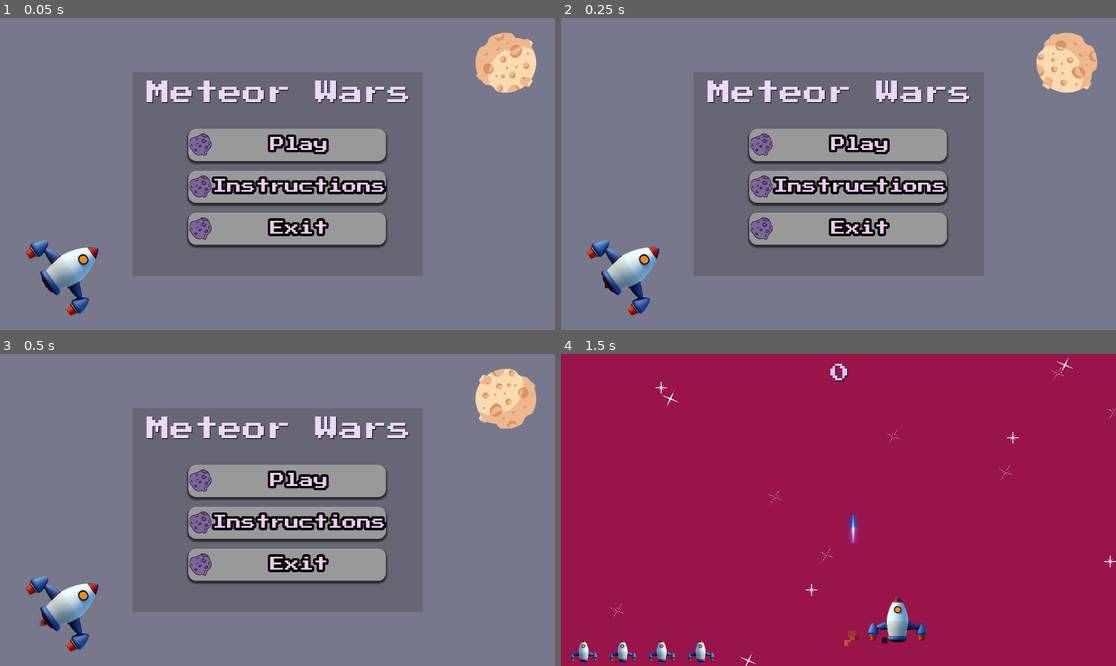
Above: before the commit, frames 1-4 (two rows, left to right).
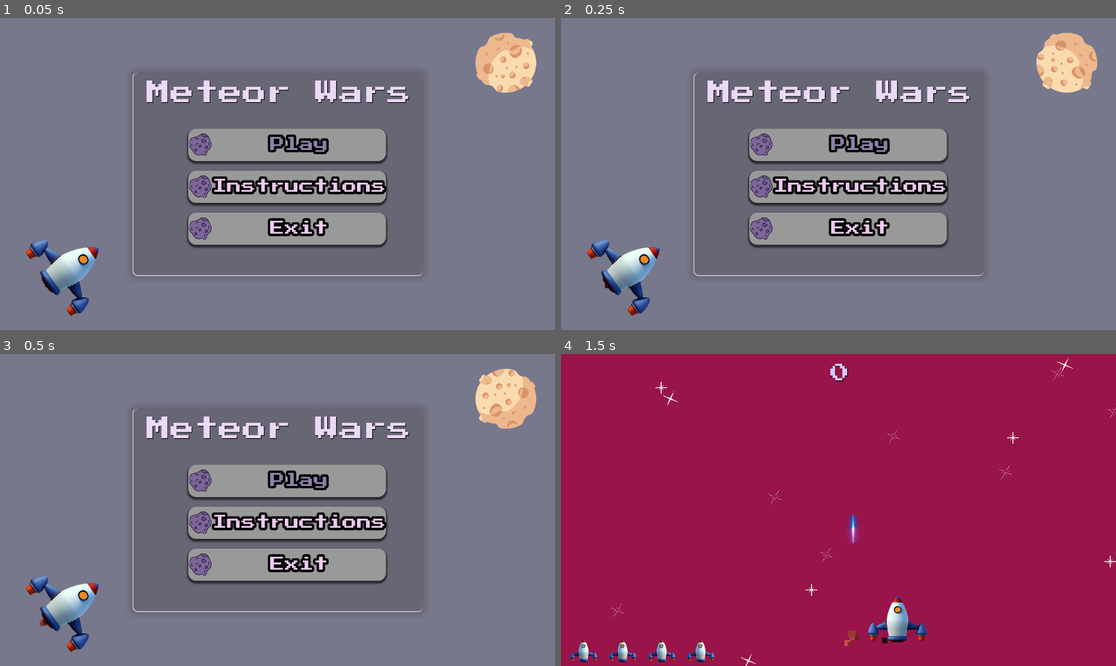
Above: after the commit, the same moments.

Repository: Alaa-Khaled210/Meteors-War
Game: Godot game, scene res://scense/home.tscn
Same seed, same stepped clock (60 frames per second), same inputs: the game is played once before the commit and once after it. Sound files missing from this copy of the repository are replaced by a short silence.
Inputs (mouse positions are in pixels of both pictures, inside the frame that each line leads up to):
- Up to frame 1 (0.05 s): no input
- Up to frame 2 (0.25 s): no input
- Up to frame 3 (0.5 s): no input
- Up to frame 4 (1.5 s): click "Play" at 0.5 s; move the mouse to (960, 494) at 1.27 s; hold Right (right) from 1.28 s (still down); hold Space (Shoot) from 1.28 s (still down)

The runs differ from the first frame. In frame 1, 0.5% of the frame differs, in the area x 23-77%, y 17-83%; in frame 2, 0.5%; in frame 3, 0.5%; in frame 4, nothing differs.

Commit message:
can move by arrow in menu

Diff:
--- a/project.godot
+++ b/project.godot
@@ -52,6 +52,11 @@
 , Object(InputEventMouseButton,"resource_local_to_scene":false,"resource_name":"","device":-1,"window_id":0,"alt_presse …(249 unchanged characters)…
 ]
 }
+Enter={
+"deadzone": 0.2,
+"events": [Object(InputEventKey,"resource_local_to_scene":false,"resource_name":"","device":-1,"window_id":0,"alt_pressed":false,"shift_pressed":false,"ctrl_pressed":false,"meta_pressed":false,"pressed":false,"keycode":0,"physical_keycode":4194309,"key_label":0,"unicode":0,"location":0,"echo":false,"script":null)
+]
+}
 
 [layer_names]
 
--- a/scense/home.gd
+++ b/scense/home.gd
@@ -3,7 +3,7 @@
 
 # Called when the node enters the scene tree for the first time.
 func _ready() -> void:
-	pass # Replace with function body.
+	pass
 
 
 # Called every frame. 'delta' is the elapsed time since the previous frame.
@@ -36,3 +36,14 @@
 
 func _on_exit_mouse_entered() -> void:
 	$hover.play()
+
+
+func _on_playgame_focus_entered() -> void:
+	$hover.play()
+
+func _on_instructions_focus_entered() -> void:
+	$hover.play()
+
+
+func _on_exit_focus_entered() -> void:
+	$hover.play()
--- a/scense/home.tscn
+++ b/scense/home.tscn
@@ -1,9 +1,10 @@
-[gd_scene load_steps=17 format=3 uid="uid://co6ve4o0cy18h"]
+[gd_scene load_steps=18 format=3 uid="uid://co6ve4o0cy18h"]
 
 [ext_resource type="Script" uid="uid://r65ukqdwuj55" path="res://scense/home.gd" id="1_g1icw"]
 [ext_resource type="FontFile" uid="uid://crgknw0a00f6k" path="res://Graphic/Fonts/PressStart2P-Regular.ttf" id="1_nh084"]
 [ext_resource type="Texture2D" uid="uid://b00p4pesv0r1s" path="res://Graphic/vecteezy_spaceship-3d-rendering-icon-illustration_28605913.png" id="2_rnxhc"]
 [ext_resource type="Texture2D" uid="uid://cdrc35jqua6l6" path="res://Graphic/meterors/4.png" id="4_oslit"]
+[ext_resource type="Script" uid="uid://dlurqoa1fp0il" path="res://scense/playgame.gd" id="5_e211a"]
 [ext_resource type="AudioStream" uid="uid://do7wqechta5dv" path="res://Audio/mixkit-retro-arcade-casino-notification-211.wav" id="6_ijrru"]
 [ext_resource type="Texture2D" uid="uid://r0rqllhr7bec" path="res://Graphic/homemeteorAnimate/3.png" id="7_8f2e2"]
 [ext_resource type="AudioStream" uid="uid://b5t6l825irktp" path="res://Audio/mixkit-hover-click-tone-2568.wav" id="7_6347k"]
@@ -16,6 +17,14 @@
 
 [sub_resource type="StyleBoxFlat" id="StyleBoxFlat_g1icw"]
 bg_color = Color(0.402366, 0.400553, 0.460239, 1)
+border_width_left = 2
+border_width_bottom = 2
+corner_radius_top_left = 10
+corner_radius_top_right = 10
+corner_radius_bottom_right = 10
+corner_radius_bottom_left = 10
+shadow_color = Color(0.392157, 0.34902, 0.415686, 0.580392)
+shadow_size = 15
 
 [sub_resource type="StyleBoxEmpty" id="StyleBoxEmpty_oslit"]
 
@@ -70,6 +79,7 @@
 grow_horizontal = 2
 grow_vertical = 2
 script = ExtResource("1_g1icw")
+metadata/_edit_lock_ = true
 
 [node name="ColorRect" type="ColorRect" parent="."]
 layout_mode = 1
@@ -165,7 +175,9 @@
 [node name="playgame" type="Button" parent="bg/MarginContainer/VBoxContainer"]
 layout_mode = 2
 size_flags_vertical = 3
+focus_neighbor_bottom = NodePath("../Instructions")
 theme_override_colors/font_color = Color(0.92692, 0.79755, 0.931981, 1)
+theme_override_colors/font_focus_color = Color(0.556863, 0.509804, 0.662745, 1)
 theme_override_constants/outline_size = 20
 theme_override_constants/h_separation = 0
 theme_override_constants/icon_max_width = 50
@@ -177,11 +189,13 @@
 theme_override_styles/pressed = SubResource("StyleBoxFlat_6347k")
 theme_override_styles/normal = SubResource("StyleBoxFlat_oslit")
 text = "Play"
+script = ExtResource("5_e211a")
 
 [node name="Instructions" type="Button" parent="bg/MarginContainer/VBoxContainer"]
 layout_mode = 2
 size_flags_vertical = 3
 theme_override_colors/font_color = Color(0.92692, 0.79755, 0.931981, 1)
+theme_override_colors/font_focus_color = Color(0.556352, 0.508216, 0.6636, 1)
 theme_override_constants/outline_size = 20
 theme_override_constants/h_separation = 0
 theme_override_constants/icon_max_width = 50
@@ -198,6 +212,7 @@
 layout_mode = 2
 size_flags_vertical = 3
 theme_override_colors/font_color = Color(0.92692, 0.79755, 0.931981, 1)
+theme_override_colors/font_focus_color = Color(0.556863, 0.509804, 0.662745, 1)
 theme_override_constants/outline_size = 20
 theme_override_constants/h_separation = 0
 theme_override_constants/icon_max_width = 50
@@ -224,9 +239,12 @@
 autoplay = "default"
 frame_progress = 0.274875
 
+[connection signal="focus_entered" from="bg/MarginContainer/VBoxContainer/playgame" to="." method="_on_playgame_focus_entered"]
 [connection signal="mouse_entered" from="bg/MarginContainer/VBoxContainer/playgame" to="." method="_on_playgame_mouse_entered"]
 [connection signal="pressed" from="bg/MarginContainer/VBoxContainer/playgame" to="." method="_on_playgame_pressed"]
+[connection signal="focus_entered" from="bg/MarginContainer/VBoxContainer/Instructions" to="." method="_on_instructions_focus_entered"]
 [connection signal="mouse_entered" from="bg/MarginContainer/VBoxContainer/Instructions" to="." method="_on_instructions_mouse_entered"]
 [connection signal="pressed" from="bg/MarginContainer/VBoxContainer/Instructions" to="." method="_on_instructions_pressed"]
+[connection signal="focus_entered" from="bg/MarginContainer/VBoxContainer/Exit" to="." method="_on_exit_focus_entered"]
 [connection signal="mouse_entered" from="bg/MarginContainer/VBoxContainer/Exit" to="." method="_on_exit_mouse_entered"]
 [connection signal="pressed" from="bg/MarginContainer/VBoxContainer/Exit" to="." method="_on_exit_pressed"]
--- /dev/null
+++ b/scense/playgame.gd
@@ -0,0 +1,6 @@
+extends Button
+
+
+# Called when the node enters the scene tree for the first time.
+func _ready() -> void:
+	grab_focus()
Not shown, added: scense/playgame.gd.uid
